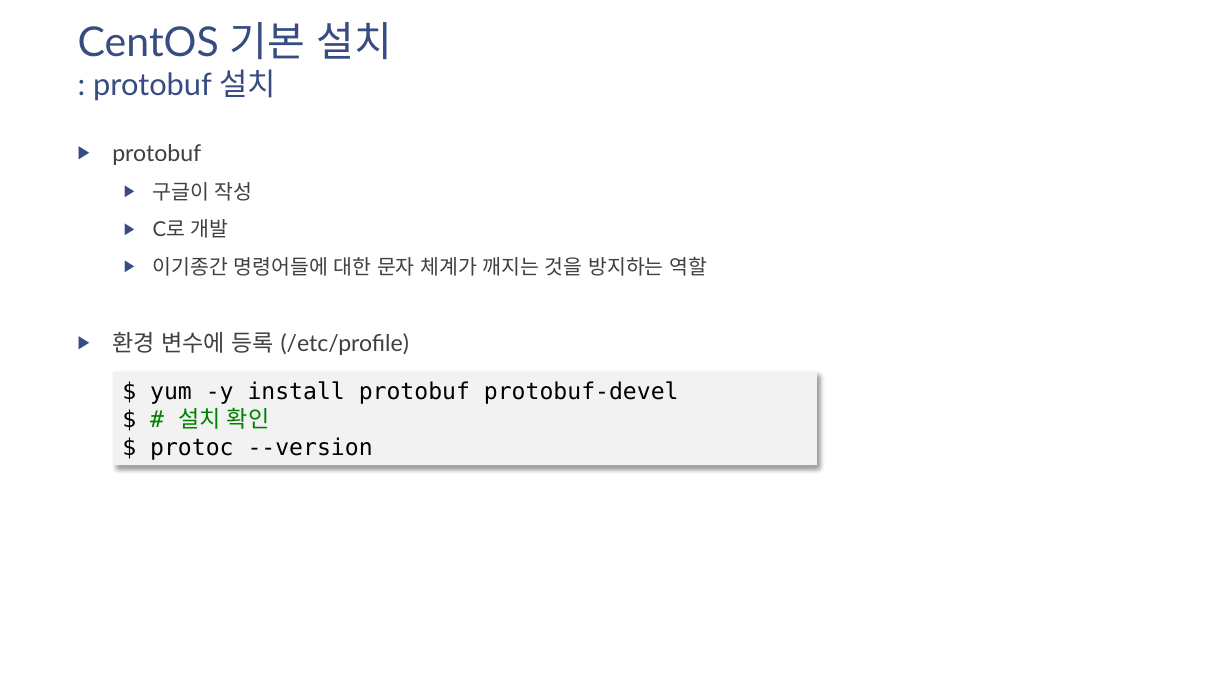
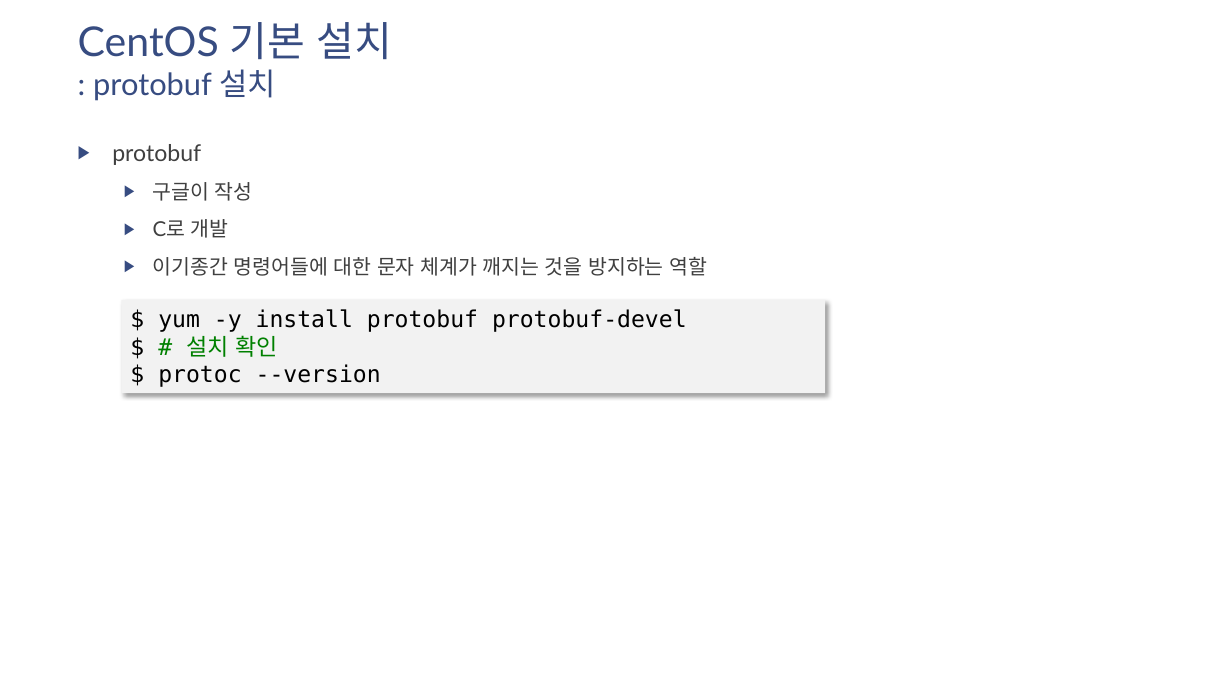
Before and after one commit to namsk/datascience-lecture-draft, a slide deck: slide 5 of slides/drafts/07-install-hadoop-on-centos7.pptx. Drawn at 1232x693 pixels with LibreOffice and Linux fonts; fonts in the diff are those of the drawing. Boxes give left, top, right and bottom in pixels: in the first picture for what was removed or moved away, otherwise in the second. Text is boxed around its words. In the diff, an @@ line names an element or a change of style, - is before the commit and + after.

```diff
--- a/slides/drafts/07-install-hadoop-on-centos7.pptx
+++ b/slides/drafts/07-install-hadoop-on-centos7.pptx
@@ rectangle "$ yum -y install protobuf ...": place and size @@
-rectangle "$ yum -y install protobuf ..." at box(114, 372, 818, 466)
+rectangle "$ yum -y install protobuf ..." at box(121, 300, 825, 394)
@@ text at box(112, 332, 409, 355): paragraph removed @@
-▶ 환경 변수에 등록 (/etc/profile)
```
Also in this commit, not shown: 4 other slides changed, 15 slides added, 19 other files.
